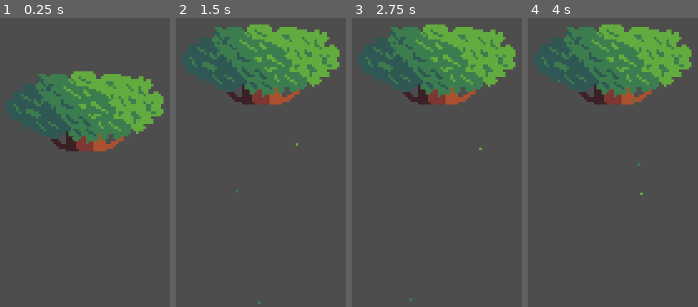
Above: before the commit, frames 1-4 (left to right).
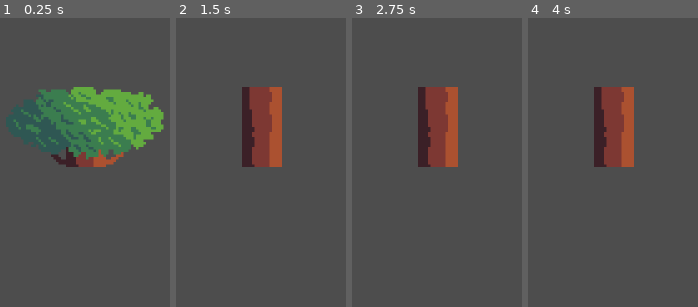
Above: after the commit, the same moments.

Repository: pjz987/growing
Game: Godot game, scene res://tree_trunk.tscn
Same seed, same stepped clock (60 frames per second), same inputs: the game is played once before the commit and once after it. This scene is started directly instead of the project's main scene.
Inputs (mouse positions are in pixels of both pictures, inside the frame that each line leads up to):
- Up to frame 1 (0.25 s): no input
- Up to frame 2 (1.5 s): move the mouse to (262, 96) at 0.52 s; hold D (move_right) from 0.53 s (still down); click (262, 96) at 0.67 s; tap Space (jump) at 0.77 s; tap Enter at 1.25 s; move the mouse to (outside the picture) at 1.27 s
- Up to frame 3 (2.75 s): tap Space (jump) at 1.52 s; tap R (reset) at 2 s; move the mouse to (outside the picture) at 2.02 s; release D (move_right) at 2.03 s; hold A (move_left) from 2.03 s (still down)
- Up to frame 4 (4 s): tap R (reset) at 2.75, 3.5 s; move the mouse to (589, 171) at 2.77 s; release A (move_left) at 2.78 s; hold D (move_right) from 2.78 s (still down); click (589, 171) at 2.92 s; tap Space (jump) at 3.02, 3.77 s; move the mouse to (outside the picture) at 3.52 s

The runs differ from the first frame. In frame 1, 15% of the frame differs, in the area x 3-97%, y 18-52%; in frame 2, 22%; in frame 3, 22%, in the area x 3-97%, y 2-98%; in frame 4, 22%.
Error after the commit: Invalid access to property or key 'set_full_trunk' on a base object of type 'Nil'. (res://tree_trunk.gd:17)

Commit message:
fixed visible trunk during growth
created methods in the base of the tree to swap the highest trunk btw half trunk and full trunk & change position. attached methods to tween signals 'fininshed' and 'step_finished'

Diff:
--- a/tree_base.gd
+++ b/tree_base.gd
@@ -5,6 +5,8 @@
 var my_trunk_maker = TrunkMaker.new()
 const TREE_BASE = preload("res://assets/tree-base.png")
 const TREE_SPROUT = preload("res://assets/sprout.png")
+const FULL_TRUNK = preload("res://assets/tree-trunk.png")
+const HALF_TRUNK = preload("res://assets/half-trunk.png")
 var is_sprout := true
 
 func _ready() -> void:
@@ -13,7 +15,19 @@
 	$Sprite2D.texture = TREE_SPROUT
 	$Sprout.play()
 
-func _create_trunk():
+func set_full_trunk(idx:int) -> void:
+	if tree_trunks.size() > 1 and idx == 0:
+		var active_sprite: Sprite2D = tree_trunks[-2].get_child(1)
+		active_sprite.position.y -= 8
+		active_sprite.texture = FULL_TRUNK
+
+func set_half_trunk() -> void:
+	if tree_trunks.size() > 1:
+		var active_sprite: Sprite2D = tree_trunks[-2].get_child(1)
+		active_sprite.position.y += 8
+		active_sprite.texture = HALF_TRUNK
+
+func _create_trunk() -> void:
 	var new_trunk = my_trunk_maker.make_trunk(position, self)
 	tree_trunks.append(new_trunk)
 	input_pickable = false
--- a/tree_trunk.gd
+++ b/tree_trunk.gd
@@ -8,11 +8,24 @@
 var my_trunk_maker = TrunkMaker.new()
 #const TREE_TRUNK = preload("res://assets/tree-trunk.png")
 #const TREE_TOP = preload("res://assets/tree-top.png")
+
+func grow():
+	Globals.water -= 1
+	is_growing = true
+	var start_y := global_position.y
+	var tween = get_tree().create_tween()
+	tween.connect("step_finished", tree_base.set_full_trunk)
+	tween.connect("finished", _grow_finished)
+	tween.tween_property(self, "position", Vector2(global_position.x, start_y - 10), .4)
+	tween.tween_property(self, "position", Vector2(global_position.x, start_y - 25), .6)
+	#$Sprout.play()
+
+
+
 func _ready() -> void:
 	$Sprout.play()
 	tree_top_sprite.visible = true
 	tree_trunk_sprite.visible = false
-	grow()
 	$Sprout.play()
 
 func _create_trunk():
@@ -21,6 +34,7 @@
 	var new_trunk = my_trunk_maker.make_trunk(position, tree_base)
 	input_pickable = false
 	tree_base.tree_trunks.append(new_trunk)
+	tree_base.set_half_trunk()
 	$Sprout.play()
 
 func _input(event: InputEvent) -> void:
--- a/trunk_maker.gd
+++ b/trunk_maker.gd
@@ -7,4 +7,5 @@
 	print(typeof(position_param))
 	var new_trunk := Utils.instantiate_scene_on_level(TREE_TRUNK_SCENE, position_param)
 	new_trunk.tree_base = tree_base
+	new_trunk.grow()
 	return new_trunk
Not shown, removed: .tree_trunk.gd.swp
